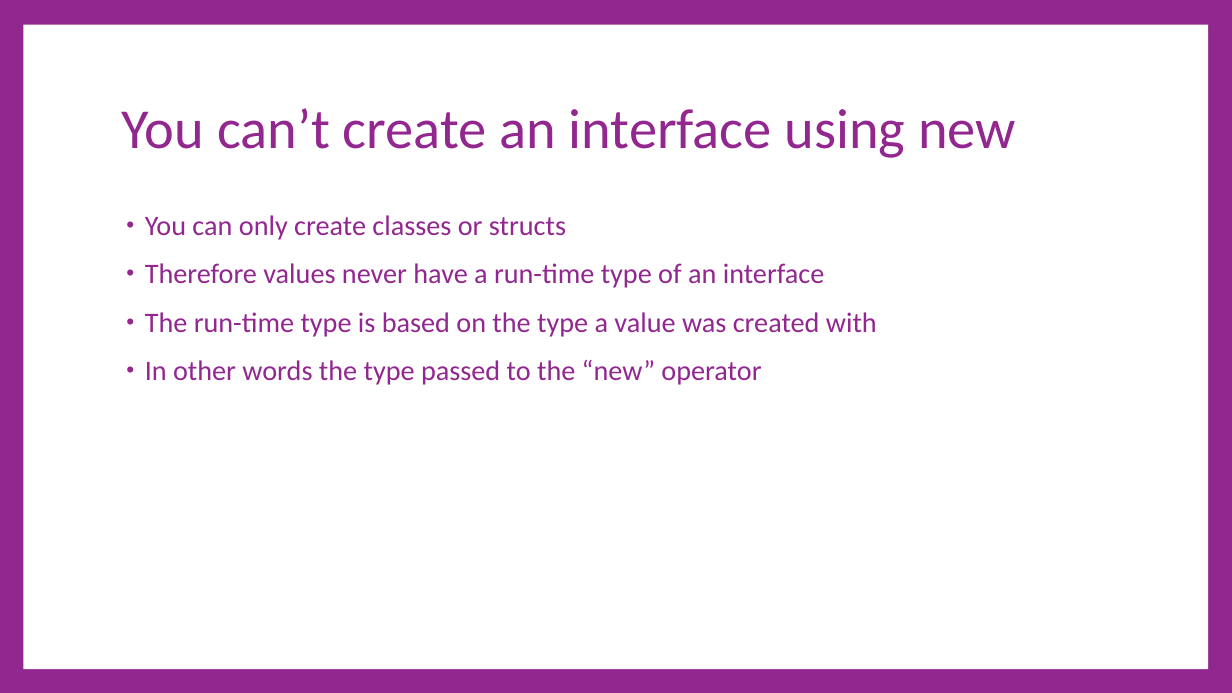
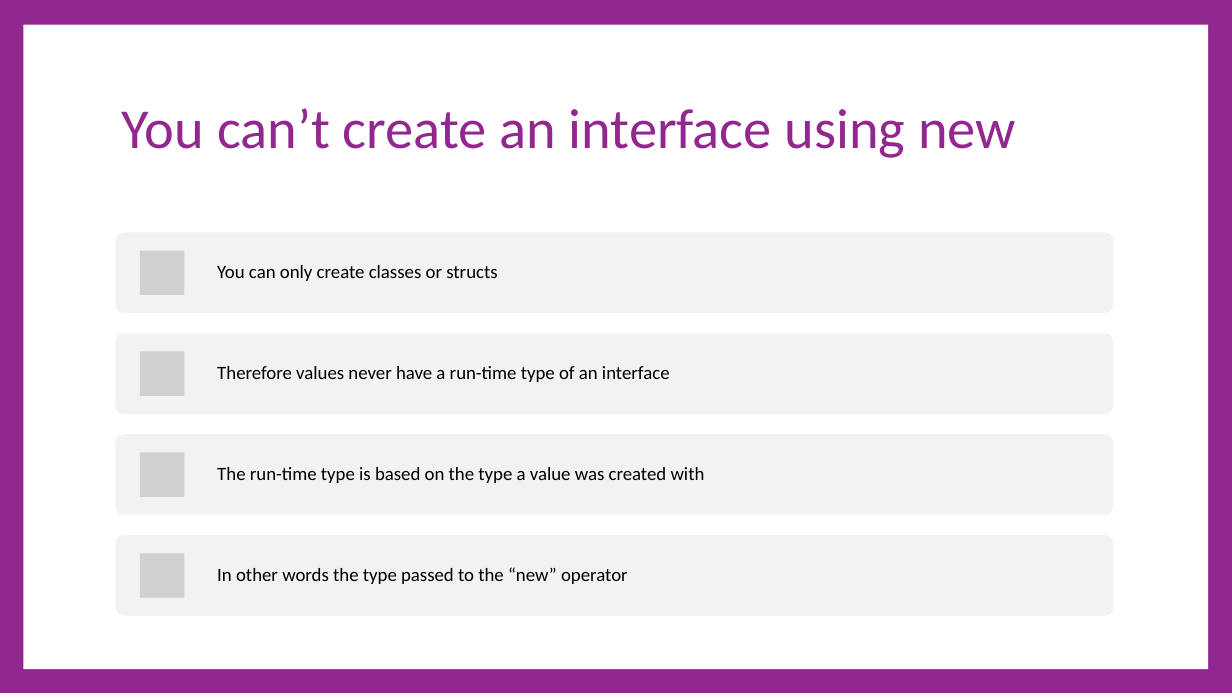
Before and after one commit to cdiggins/cs321, a slide deck: slide 4 of class-notes/cs321-winter-2023-lecture-16-interfaces.pptx. Drawn at 1232x693 pixels with LibreOffice and Linux fonts; fonts in the diff are those of the drawing; grey boxes stand for pictures. Boxes give left, top, right and bottom in pixels: in the first picture for what was removed or moved away, otherwise in the second. Text is boxed around its words. In the diff, an @@ line names an element or a change of style, - is before the commit and + after.

```diff
--- a/class-notes/cs321-winter-2023-lecture-16-interfaces.pptx
+++ b/class-notes/cs321-winter-2023-lecture-16-interfaces.pptx
@@ text removed at bbox=[145, 215, 877, 385] @@
-• You can only create classes or structs
-• Therefore values never have a run-time type of an interface
-• The run-time type is based on the type a value was created with
-• In other words the type passed to the “new” operator
@@ group added at bbox=[116, 232, 1114, 616]: 4 rounded rectangles, 4 pictures, 4 texts @@
+You can only create classes or structs
+Therefore values never have a run-time type of an interface
+The run-time type is based on the type a value was created with
+In other words the type passed to the “new” operator
```
Also in this commit, not shown: 34 other slides changed, 6 slides added, 5 slides removed, 2 other files.
